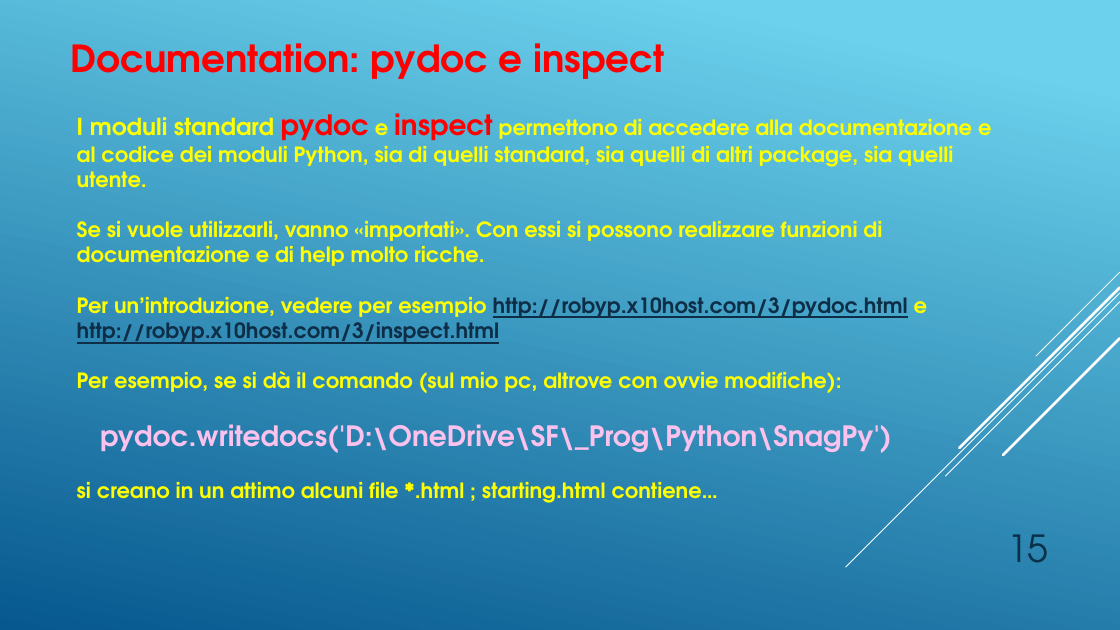
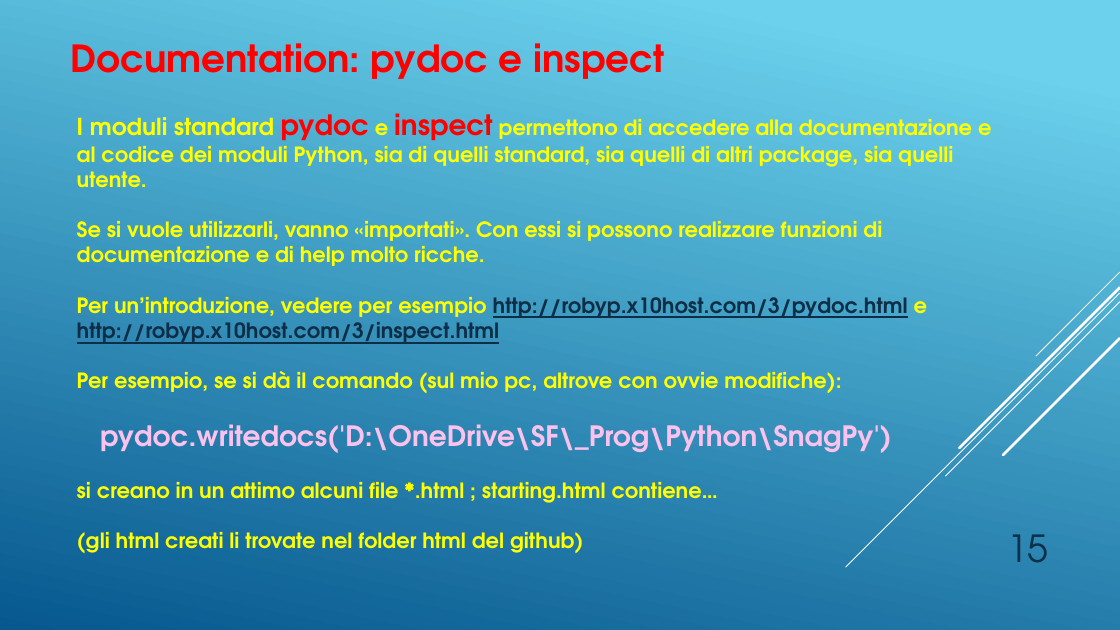
Before and after one commit to SerFrasca/SnagPy, a slide deck: slide 15 of doc/SnagPy04.pptx. Drawn at 1120x630 pixels with LibreOffice and Linux fonts; fonts in the diff are those of the drawing. Boxes give left, top, right and bottom in pixels: in the first picture for what was removed or moved away, otherwise in the second. Text is boxed around its words. In the diff, an @@ line names an element or a change of style, - is before the commit and + after.

```diff
--- a/doc/SnagPy04.pptx
+++ b/doc/SnagPy04.pptx
@@ text at box(77, 532, 583, 553): paragraph added @@
+(gli html creati li trovate nel folder html del github)
```
Also in this commit, not shown: 5 other slides changed, 5 slides added, 3 other files.
